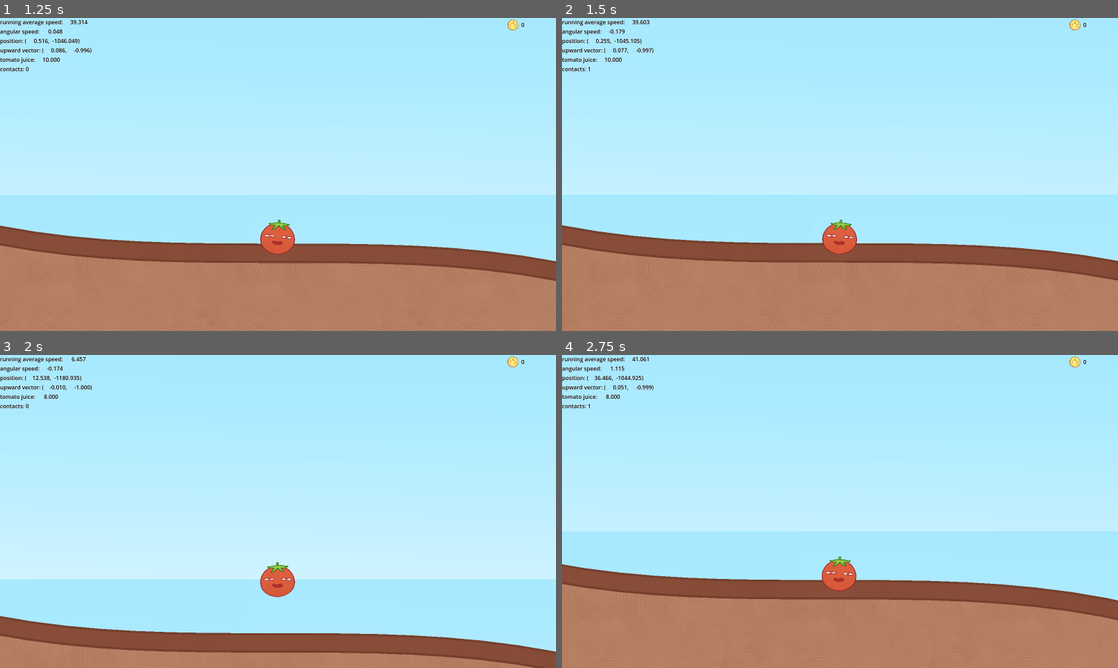
Above: before the commit, frames 1-4 (two rows, left to right).
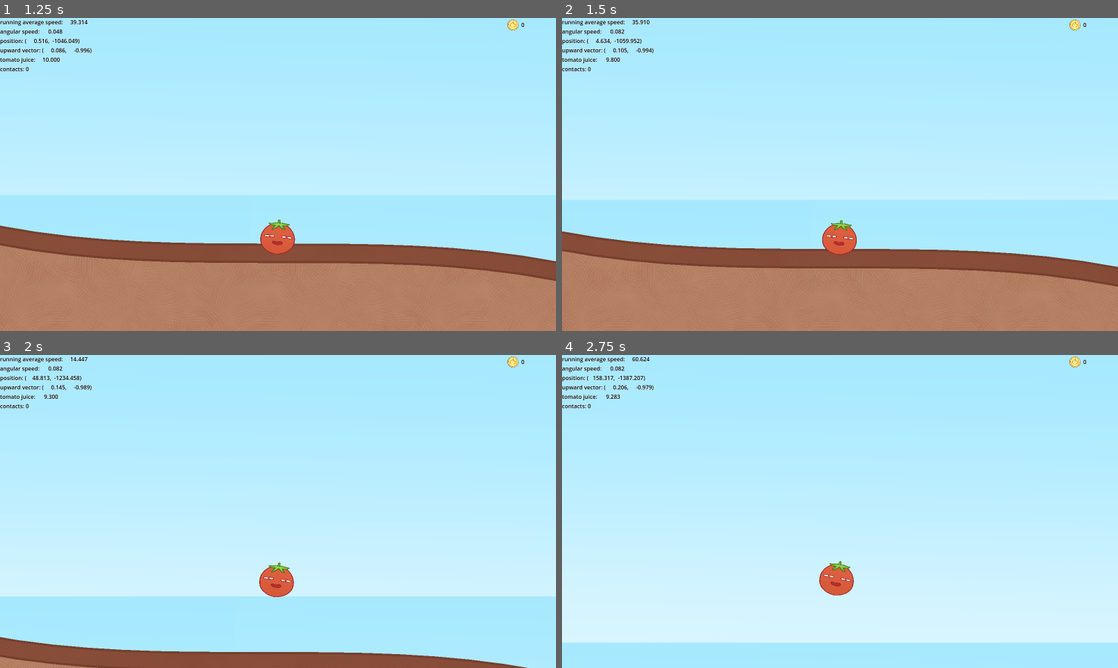
Above: after the commit, the same moments.

Repository: DazyLude/DokiJam2025
Game: Godot game, scene res://scenes/menu.tscn
Same seed, same stepped clock (60 frames per second), same inputs: the game is played once before the commit and once after it.
Inputs (mouse positions are in pixels of both pictures, inside the frame that each line leads up to):
- Up to frame 1 (1.25 s): click "start game" at 0.5 s
- Up to frame 2 (1.5 s): tap Enter at 1.25 s; move the mouse to (962, 158) at 1.27 s; hold F (fly) from 1.28 s (still down); click (962, 158) at 1.42 s
- Up to frame 3 (2 s): keep holding F (fly); tap Space (jump) at 1.52 s
- Up to frame 4 (2.75 s): release F (fly) at 2 s; drag from (728, 527) to (812, 574) at 2.02 s

Frame 1 is identical in both runs. In frame 2, 5.6% of the frame differs, in the area x 0-100%, y 0-86%; in frame 3, 16%; in frame 4, 44%, in the area x 0-100%, y 0-100%.

Commit message:
re-added flight and fixed the wrong emote when trying to jump

Diff:
--- a/scenes/player/player.gd
+++ b/scenes/player/player.gd
@@ -48,6 +48,9 @@
 	elif Input.is_action_pressed(&"roll_ccw"):
 		try_rotate(-ROT_ACCEL * inertia, delta);
 
+	if Input.is_action_pressed(&"fly"):
+		try_propel_upward(delta);
+
 	# jump logic
 	if get_contact_count() > 0 and (Input.is_action_just_pressed(&"jump") or jump_buffer > 0.0):
 		try_jump();
@@ -71,7 +74,7 @@
 	calc_camera_offset(linear_velocity);
 
 	if hng_for > 0:
-		if GameState.juice < JUMP_COST:
+		if GameState.juice > JUMP_COST:
 			$Sprite2D.display_emotion(2);
 		else:
 			$Sprite2D.display_emotion(1);
Not shown, changed: export_presets.cfg
